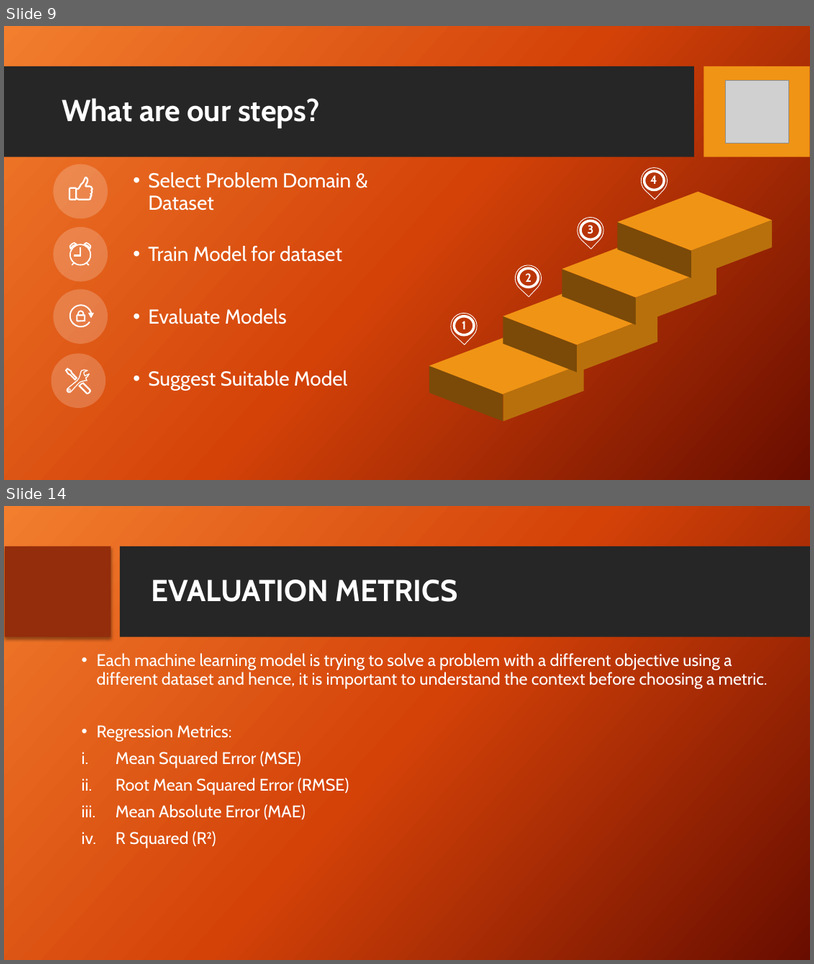
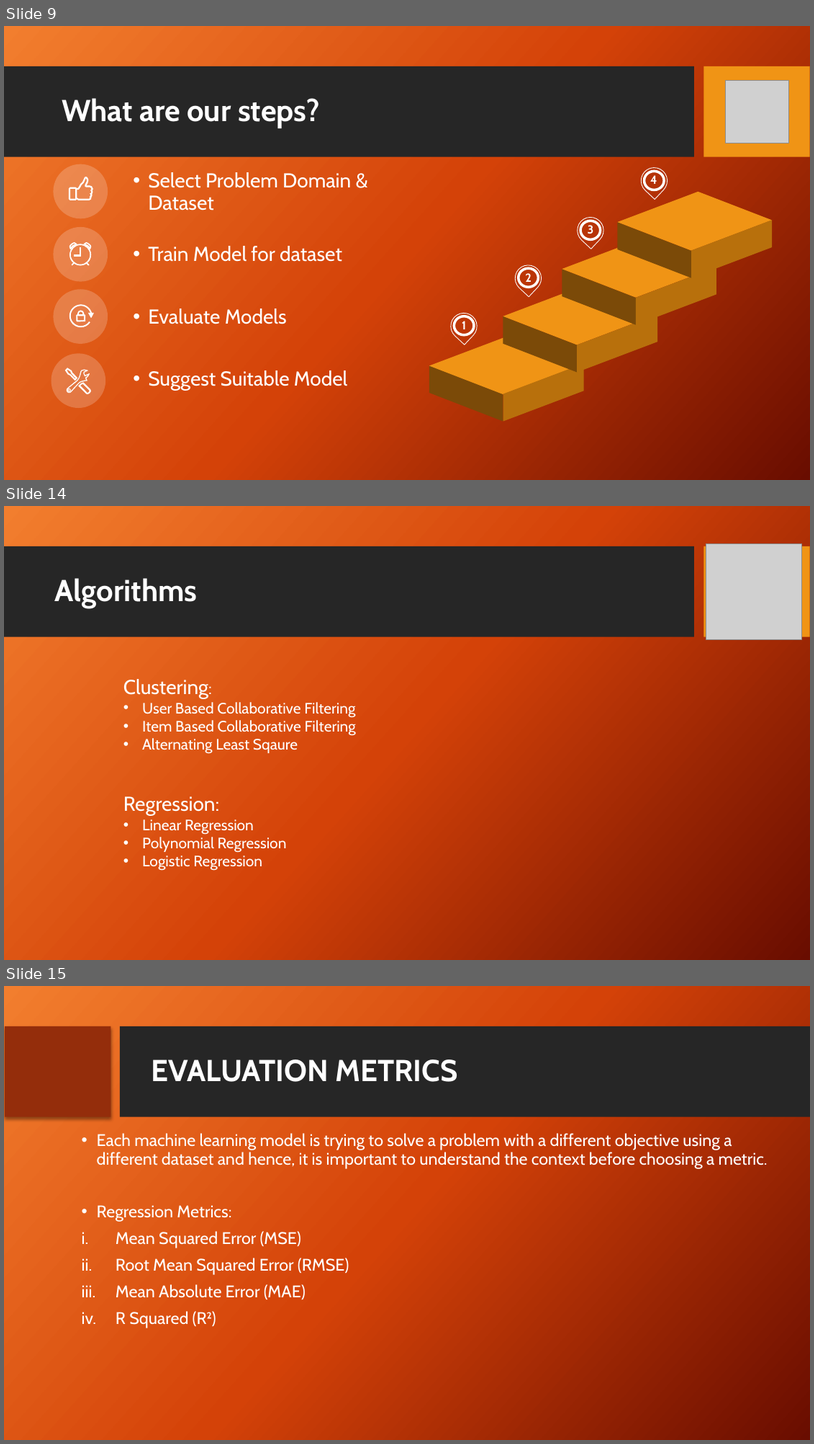
Before and after one commit to ItProject1920/data-science-project, a slide deck: Project Review FINAL.pptx. Shown one above the other, each under a label of ours: slides 9 and 14 before the commit, slides 9, 14 and 15 after it; the slides between them are not shown. The pictures are 814x964 and 814x1444 pixels, drawn with LibreOffice and Linux fonts; fonts in the diff are those of the drawing; grey boxes stand for pictures; background and template pictures are left out. Boxes give left, top, right and bottom in pixels: in the first picture for what was removed or moved away, otherwise in the second. Text is boxed around its words. In the diff, an @@ line names an element or a change of style, - is before the commit and + after.

```diff
--- a/Project Review FINAL.pptx
+++ b/Project Review FINAL.pptx
@@ slide 14 added at [4,506,810,960], background picture (left out); not listed: 2 template elements that a slide beside it also shows @@
@@ picture added at [707,544,802,639] @@
@@ title added at [55,578,197,608], 36 pt, text #FFFFFF, bold @@
+Algorithms
@@ text added at [124,679,356,870], 18 pt, text #FFFFFF @@
+Clustering:
+• User Based Collaborative Filtering
+• Item Based Collaborative Filtering
+• Alternating Least Sqaure
+Regression:
+• Linear Regression
+• Polynomial Regression
+• Logistic Regression
@@ what was slide 14 is now slide 15 @@
```
Also in this commit, not shown: 11 slides changed, 1 other slide added, 1 slide removed.
